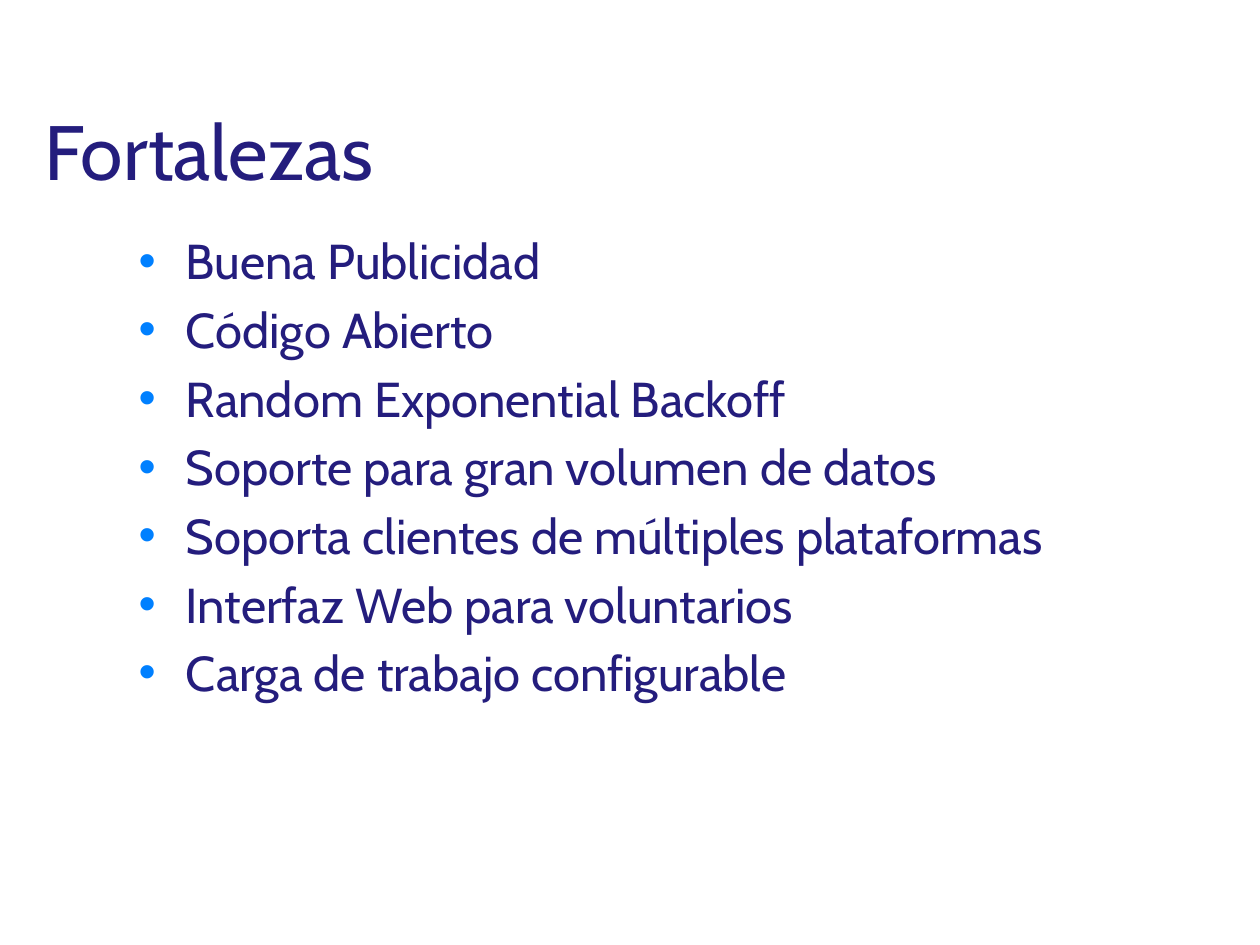
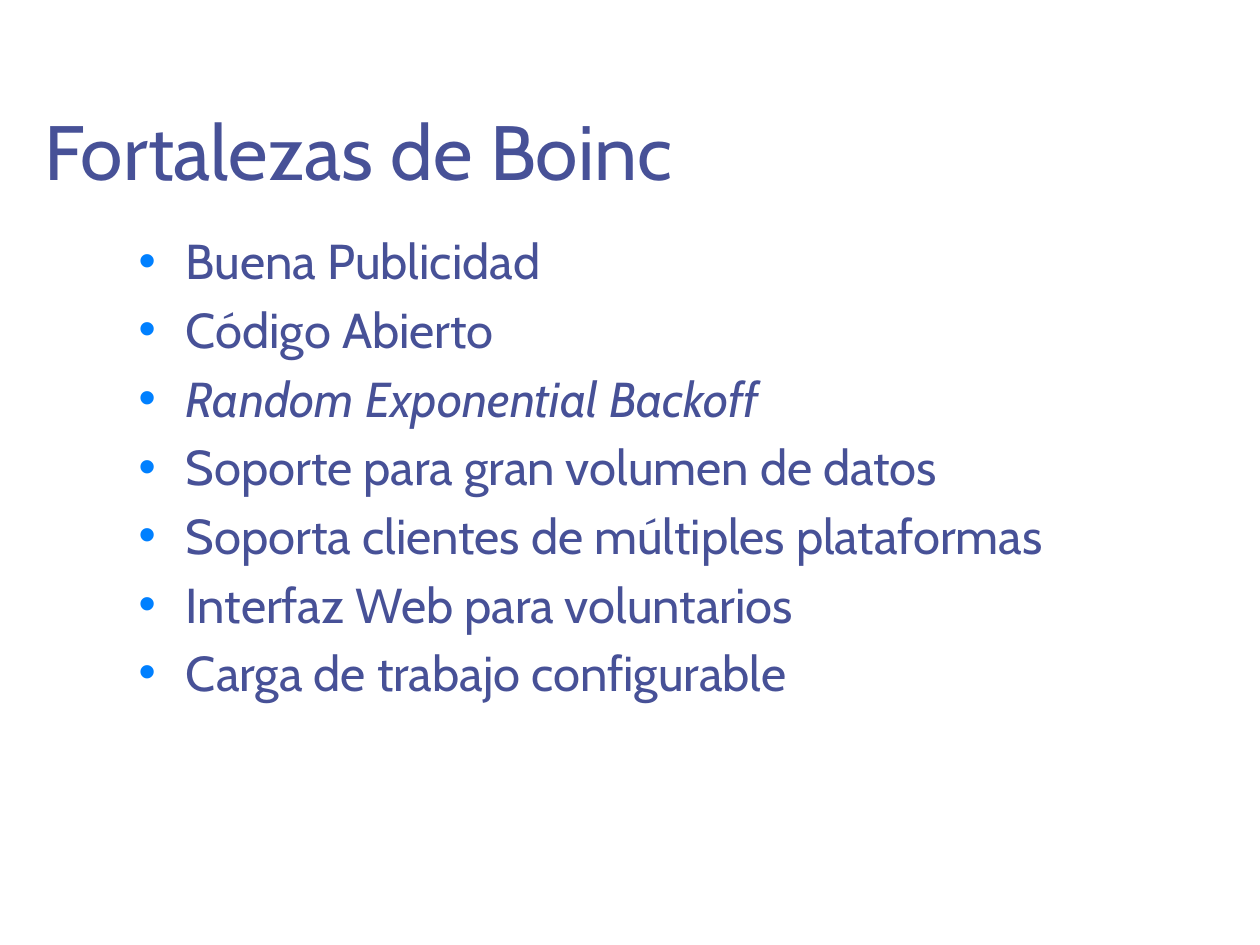
Before and after one commit to DesignJuggler/fasdkfjhasdlkjfhasldkjhfalsjdfasdf, a slide deck: slide 15 of TFI_Jorge_Sanchez_Presentacion.pptx (slide 23 before the commit). Drawn at 1260x945 pixels with LibreOffice and Linux fonts; fonts in the diff are those of the drawing; background and template pictures are left out. Boxes give left, top, right and bottom in pixels: in the first picture for what was removed or moved away, otherwise in the second. Text is boxed around its words. In the diff, an @@ line names an element or a change of style, - is before the commit and + after.

```diff
--- a/TFI_Jorge_Sanchez_Presentacion.pptx
+++ b/TFI_Jorge_Sanchez_Presentacion.pptx
@@ title at (x1=44, y1=122, x2=673, y2=181): text changed; text colour #241D7D to #475197 @@
-Fortalezas
+Fortalezas de Boinc
@@ text "Buena Publicidad" at (x1=186, y1=242, x2=1043, y2=702): text colour #241D7D to #475197; italic on in "Random Exponential Backoff" @@
```
Also in this commit, not shown: 20 other slides changed, 4 slides added, 10 slides removed.
